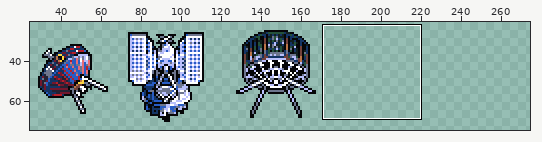
Two versions of one pixel-art file, img/ase src/all of them.ase. The first picture is a wide view before the edit; the outline marks the close-up.
Close-up. The starting point:
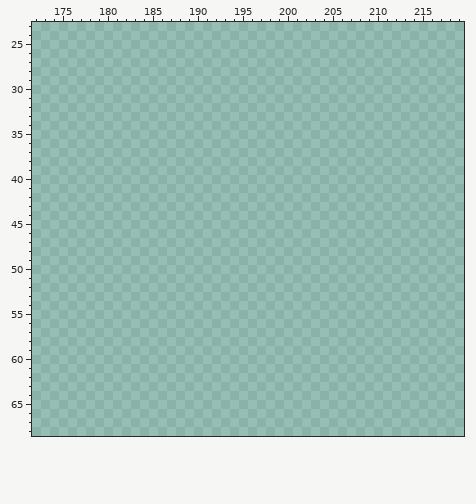
320x180 pixels, 1 frame. Shown: x 172..219, y 23..68. The wide view leaves out empty margins. The commit also changed other parts of the picture, which this record leaves out.
Visible layers, top first: "Layer 5", "Layer 4", "Layer 2".
Palette (. is transparent): 
The result:
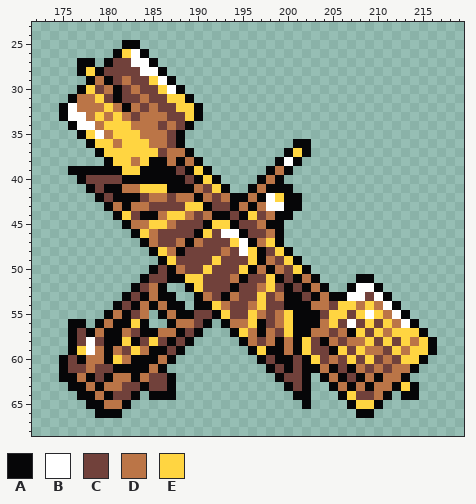
Colours new in this view: A #060608  B #ffffff  C #71413b  D #bb7547  E #ffd541
Edits made:
layer "Layer 6" added
Changed rows in their new state; - is an unchanged pixel.
Layer "Layer 6":
first column x 175:
25 -------AA---------------------------------
26 ------AEBA--------------------------------
27 --AA-ACCBBA-------------------------------
28 --AEACCCCBBA------------------------------
29 ---ADACDCCEBA-----------------------------
30 --AECDACDCCEBA----------------------------
31 -ADDECACCDCCEEA---------------------------
32 ABDDDEDADCDCCEEA--------------------------
33 ABBDEDEDCDDDCCEA--------------------------
34 -ABBDEEEDDDCDCA---------------------------
35 --AEBDEEEDDDCA----------------------------
36 ---AEEDEEEDDCA------------AA--------------
37 ----AEEEEEECDDA----------AEA--------------
38 -----AEEDEAADADA--------ABA---------------
39 -AAAAAAEEAAAACAEA------ADA----------------
40 --ACCCCAAAAAAACAEA----ADA-----------------
41 ---ACAADDEEEAAADCEA--ADAAA----------------
42 ----ACAAACDDCDDADCDAADABEAA---------------
43 -----ADADDCCCCEEACCADADBBAA---------------
44 ------AECAADEEDCDAACAECDAA----------------
45 -------ADDEEDCCCAEEACCDAA-----------------
46 --------AEDCCCCAECBBACCDA-----------------
47 ---------ADCCDADCCCEBADEA-----------------
48 ----------AEDACCCCDCBEACEA----------------
49 -----------AECCCCECCCEADCEA---------------
50 ----------ACADCCECCCEADADCEA--------------
51 ---------ACCAAEECCCDACCEACADA----AA-------
52 --------ACDA--AECCCACCDECACADA--ABBA------
53 -------ACADAA--ADCADCCECDAACADAABBCBA-----
54 ------ACADADAA-AAEDCCDECCAAADDCEEDEDBA----
55 -----ADACD-ADAACCAECCEDCDEAAACEECEBEDBA---
56 -AA-ADAAEA--ADDCA-ADDEACDEAAADECBCECEDBA--
57 -ACADAADCAADDACA---AEDADCEAADDCDAECEDEEEA-
58 -ACBCAAEACECACA-----ADCDADAECADCDDECECEDEA
59 -AEBDADCEDAACA-------AEAADAECCAECEDDCEDEEA
60 ACADDAEDAAADA---------ACAACAECDCECECDCEEA-
61 ACCDCCAAAADA-----------ACACAADACADCDCDDA--
62 AADACADDADCCA-----------ACCA-ADACADADDA---
63 -AADADDCCACCA------------ACA--ADADADDAEA--
64 --AADACCA-AAA-------------AA---AECCDA-AA--
65 ---AADDA-------------------A----AEEA------
66 ----AAA--------------------------AA-------
Pixel boxes of the changes (left, top, right, bottom) in both close-ups:
added: (59, 40, 437, 418)
